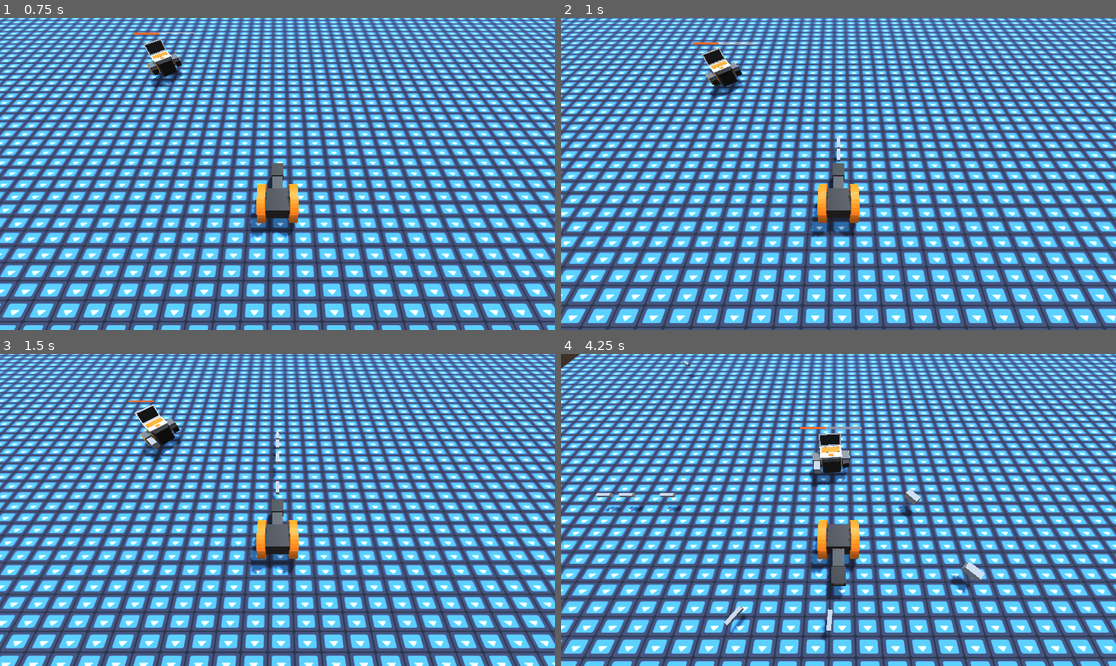
Above: before the commit, frames 1-4 (two rows, left to right).
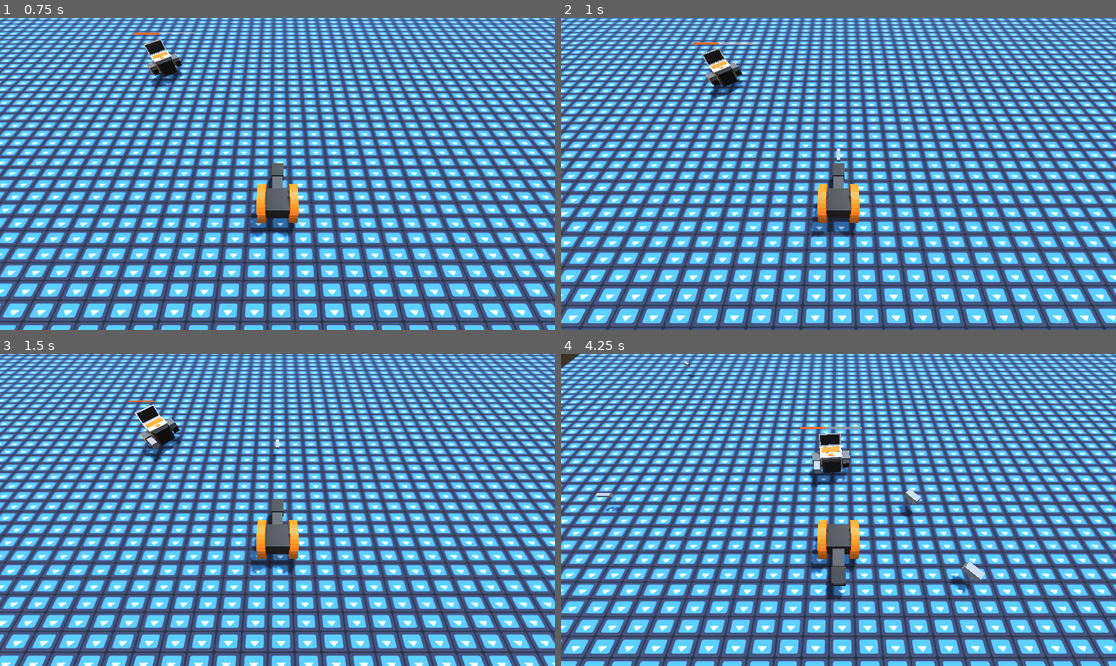
Above: after the commit, the same moments.

Repository: Username4D/Frameclash
Game: Godot game, scene res://scenes/arena_scene.tscn
Two runs of this game, one before a commit and one after it. Both use one fixed random seed, a clock stepped at 60 frames per second and the inputs below. The project has no main scene, so this scene is started directly. The engine's default icon, where the game draws it, is replaced by a stand-in: a white triangle on a blue panel in a dark square.
Inputs:
- Up to frame 1 (0.75 s): tap Enter (ui_accept) at 0.5 s; hold Up (ui_up) from 0.53 s (still down); tap Space (shoot, bound only after the commit) at 0.6 s
- Up to frame 2 (1 s): keep holding Up (ui_up); tap Enter (ui_accept) at 0.77, 0.8 s
- Up to frame 3 (1.5 s): keep holding Up (ui_up); tap Enter (ui_accept) at 1.07, 1.35 s
- Up to frame 4 (4.25 s): tap Enter (ui_accept) at 1.52, 1.82, 2.3, 3.02, 3.32, 3.6, 3.77, 4.07 s; tap Space (shoot, bound only after the commit) at 1.55, 2.1, 2.85 s; release Up (ui_up) at 2.03 s; hold Left (ui_left) 2.03-3.53 s; hold Down (ui_down) from 3.53 s (still down)

Frame 1 is identical in both runs. In frame 2, less than 0.1% of the frame differs, in the area x 49-51%, y 38-47%; in frame 3, 0.1%; in frame 4, 0.4%, in the area x 0-49%, y 44-92%.

Commit message:
created seperate input action for shooting

Diff:
--- a/project.godot
+++ b/project.godot
@@ -18,6 +18,16 @@
 
 enabled=PackedStringArray("res://addons/gdterm/plugin.cfg", "res://addons/godot_super-wakatime/plugin.cfg")
 
+[input]
+
+shoot={
+"deadzone": 0.2,
+"events": [Object(InputEventKey,"resource_local_to_scene":false,"resource_name":"","device":-1,"window_id":0,"alt_pressed":false,"shift_pressed":false,"ctrl_pressed":false,"meta_pressed":false,"pressed":false,"keycode":0,"physical_keycode":32,"key_label":0,"unicode":32,"location":0,"echo":false,"script":null)
+, Object(InputEventJoypadButton,"resource_local_to_scene":false,"resource_name":"","device":-1,"button_index":0,"pressure":0.0,"pressed":true,"script":null)
+, Object(InputEventJoypadMotion,"resource_local_to_scene":false,"resource_name":"","device":-1,"axis":5,"axis_value":1.0,"script":null)
+]
+}
+
 [rendering]
 
 renderer/rendering_method="gl_compatibility"
--- a/scripts/player.gd
+++ b/scripts/player.gd
@@ -15,7 +15,7 @@
 	move_and_slide()
 
 func _input(event: InputEvent) -> void:
-	if Input.is_action_just_pressed("ui_accept"):
+	if Input.is_action_just_pressed("shoot"):
 		var nbullet = bullet.instantiate()
 		nbullet.position = self.position
 
